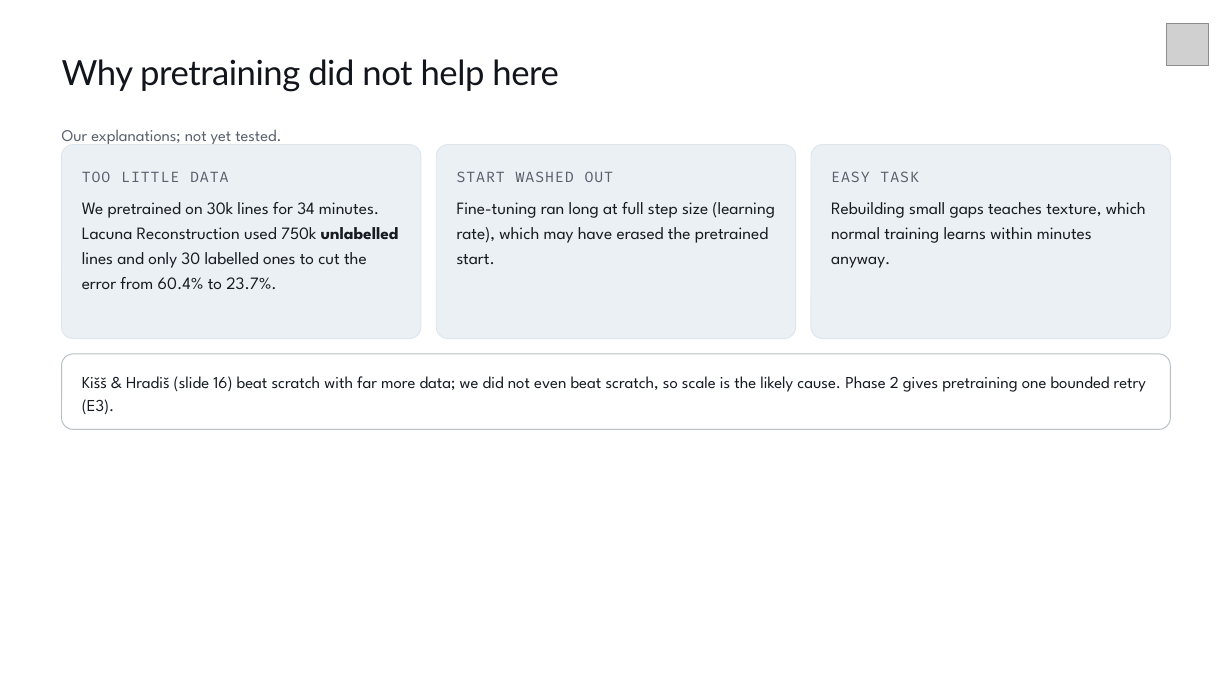
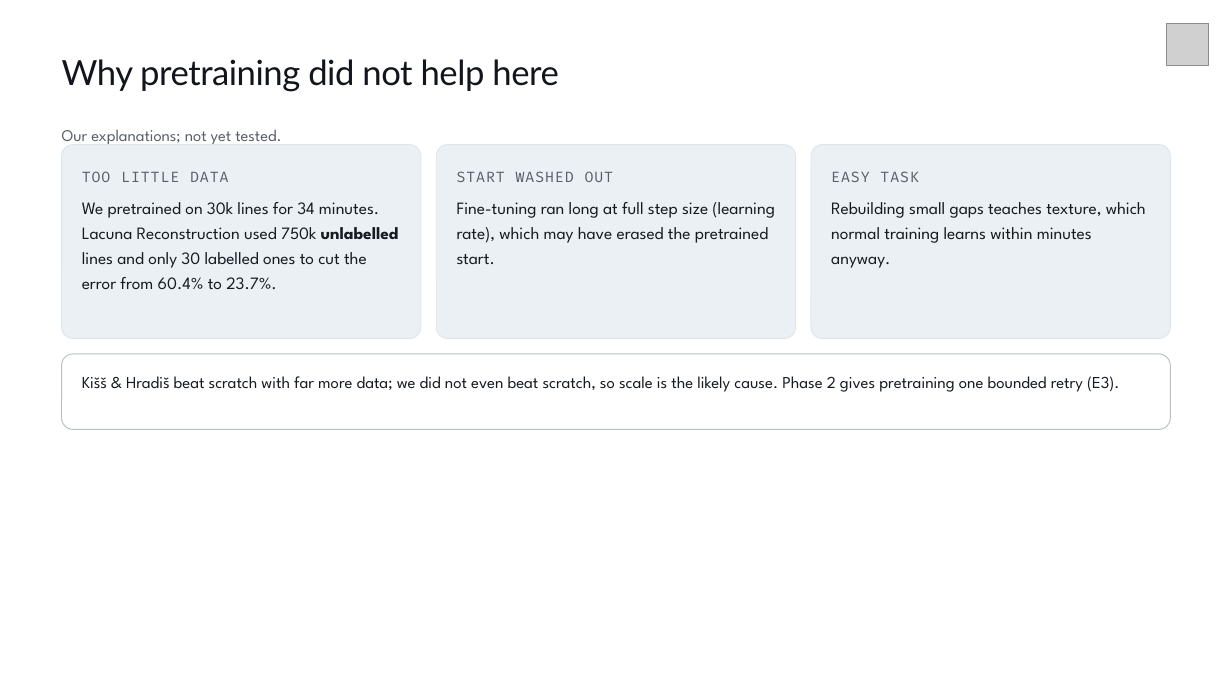
Before and after one commit to Greninja34/learn_what_to_ignore, a slide deck: slide 33 of capstone/reviews/review3/deck/out/review3.pptx. Drawn at 1232x693 pixels with LibreOffice and Linux fonts; fonts in the diff are those of the drawing; grey boxes stand for pictures. Boxes give left, top, right and bottom in pixels: in the first picture for what was removed or moved away, otherwise in the second. Text is boxed around its words. In the diff, an @@ line names an element or a change of style, - is before the commit and + after.

```diff
--- a/capstone/reviews/review3/deck/out/review3.pptx
+++ b/capstone/reviews/review3/deck/out/review3.pptx
@@ text at <box>82,376,1120,392</box>: text changed @@
-Kišš & Hradiš (slide 16) beat scratch with far more data; we did not even beat scratch, so scale is the likely cause. Phase 2 gives pretraining one bounded retry (E3).
+Kišš & Hradiš beat scratch with far more data; we did not even beat scratch, so scale is the likely cause. Phase 2 gives pretraining one bounded retry (E3).
```
Also in this commit, not shown: 1 other slide changed, 4 other files.
